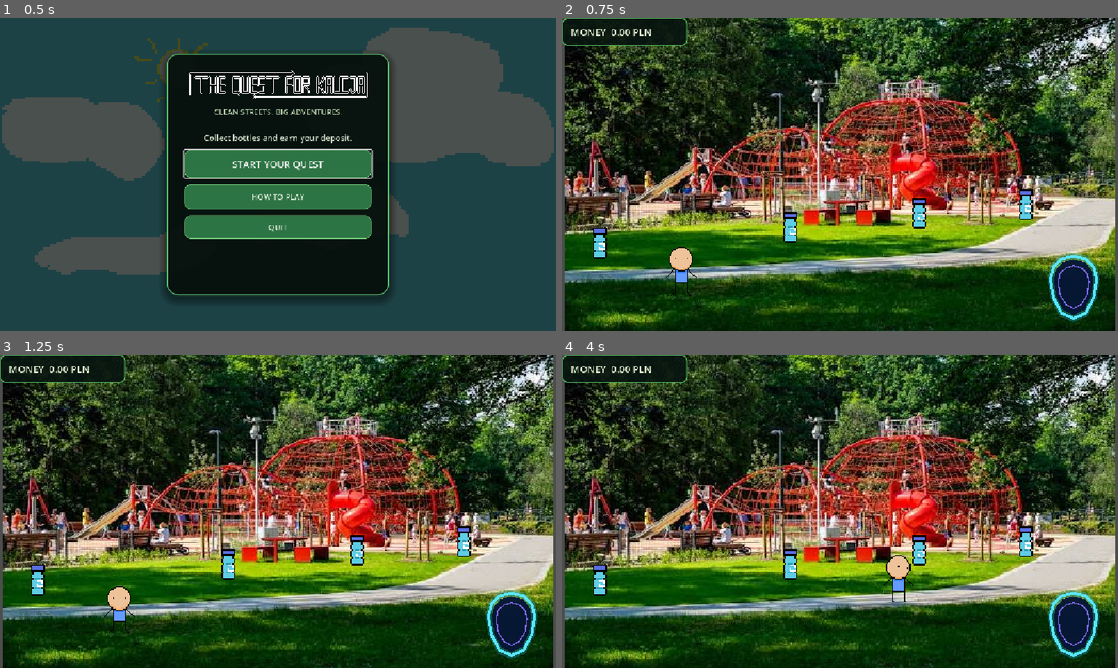
Above: before the commit, frames 1-4 (two rows, left to right).
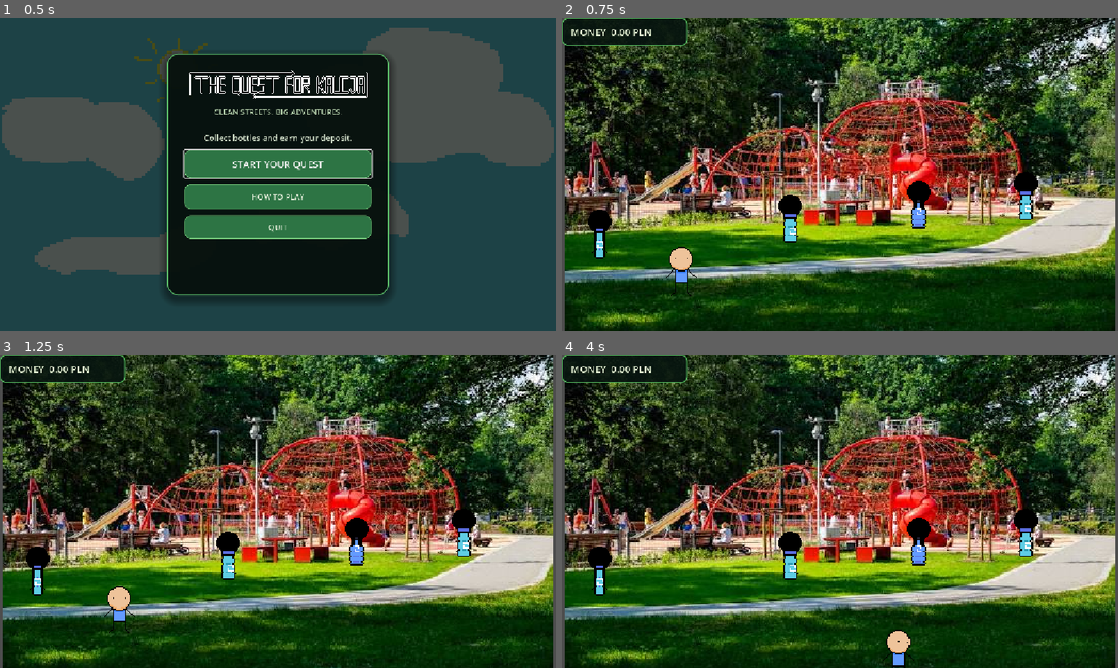
Above: after the commit, the same moments.

Repository: UBGC/quest_for_kaucja
Game: Godot game, scene res://main_menu.tscn
Two runs of this game, one before a commit and one after it. Both use one fixed random seed, a clock stepped at 60 frames per second and the inputs below.
Inputs (mouse positions are in pixels of both pictures, inside the frame that each line leads up to):
- Up to frame 1 (0.5 s): no input
- Up to frame 2 (0.75 s): click "START YOUR QUEST" at 0.5 s
- Up to frame 3 (1.25 s): no input
- Up to frame 4 (4 s): tap Enter at 1.25, 3.6 s; move the mouse to (962, 495) at 1.27 s; hold D (Right) 1.28-2.03 s; hold Enter 1.28-2.03 s; move the mouse to (728, 527) at 2.02 s; hold S (Down) 2.03-2.78 s; tap Ctrl at 2.1 s; move the mouse to (895, 442) at 2.77 s; hold D (Right) 2.78-3.53 s; hold Shift 2.78-3.53 s; move the mouse to (812, 574) at 3.52 s; hold W (Up) from 3.53 s (still down)

Frame 1 is identical in both runs. In frame 2, 2.7% of the frame differs, in the area x 4-97%, y 49-98%; in frame 3, 2.7%; in frame 4, 3.5%, in the area x 4-97%, y 49-100%.

Commit message:
Revert "Merge branch 'main' of https://github.com/UBGC/quest_for_kaucja"
This reverts commit 4ad391ec5561b4d507ba4db5e4facaea478fe495, reversing
changes made to 20e02f9736d3d4ac9fb36facaeb9879141058b43.

Diff:
--- a/bottleSpawner.tscn
+++ b/bottleSpawner.tscn
@@ -1,6 +1,12 @@
 [gd_scene format=3 uid="uid://dk82c4rqoa6bt"]
 
-[ext_resource type="Script" uid="uid://bitg7voxsd12u" path="res://butelkaSpawner.gd" id="1_xuxvt"]
+[ext_resource type="Texture2D" uid="uid://ku2u17rpi8se" path="res://BottleDropperSprite.png" id="1_ngild"]
+[ext_resource type="Script" uid="uid://c654c5h6y25na" path="res://butelkaSpawner.gd" id="1_xuxvt"]
 
 [node name="spawner" type="Node2D" unique_id=249892475]
 script = ExtResource("1_xuxvt")
+
+[node name="Sprite2D" type="Sprite2D" parent="." unique_id=1293501427]
+position = Vector2(0, 9.536743e-07)
+scale = Vector2(2.357143, 2)
+texture = ExtResource("1_ngild")
--- a/butelki.gd
+++ b/butelki.gd
@@ -5,6 +5,7 @@
 const FLAG_KAUCYJNA = 1 << 1  # 2 (binarnie: 10)
 var graczScena = preload("res://player.tscn")
 var value: float = 0.0
+@onready var bottle_sprite: AnimatedSprite2D = $AnimatedSprite2D
 
 var spritesheet: Texture2D = preload("res://BottleSpriteSheet.png")
 
@@ -17,7 +18,7 @@
 		"region": Rect2(0, 0, 13, 18)
 	},
 	{
-		"flags": 0,                 # Tylko Szklana (1)
+		"flags": FLAG_KAUCYJNA, # Kaucyjna
 		"base_value": 1.0,
 		"region": Rect2(13, 0, 13, 18)
 	},
@@ -32,7 +33,7 @@
 		"region": Rect2(39, 0, 13, 18)
 	},
 	{
-		"flags": FLAG_SZKLANA | FLAG_KAUCYJNA, # Kolejny wariant szklanej kaucyjnej
+		"flags": FLAG_SZKLANA, # Niekaucyjna
 		"base_value": 1.5,
 		"region": Rect2(52, 0, 13, 18)
 	},
@@ -44,14 +45,27 @@
 ]
 
 func _ready() -> void:
-	value = losuj_butelke()["value"]
-	# Pętla testowa sprawdzająca czy losują się różne indeksy
-	for i in range(10):
-		var wylosowana_butelka = losuj_butelke()
-		print("Losowanie ", i + 1, " -> Wartość: ", wylosowana_butelka["value"], " PLN, Flagi: ", wylosowana_butelka["flags"])
+	var dane_butelki = losuj_butelke()
+	value = dane_butelki["value"]
+	var klatki_animacji: SpriteFrames = bottle_sprite.sprite_frames.duplicate() as SpriteFrames
+	klatki_animacji.set_frame(&"bootle", 0, dane_butelki["texture"])
+	bottle_sprite.sprite_frames = klatki_animacji
+	get_tree().create_timer(6.0).timeout.connect(queue_free)
+
 func losuj_butelke() -> Dictionary:
-	# 1. Losujemy jeden z 6 słowników z tablicy (Godot 4 ma wygodną funkcję pick_random())
-	var dane_butelki = bottle_types.pick_random()
+	var kaucyjne = []
+	var niekaucyjne = []
+	for typ_butelki in bottle_types:
+		if (typ_butelki["flags"] & FLAG_KAUCYJNA) != 0:
+			kaucyjne.append(typ_butelki)
+		else:
+			niekaucyjne.append(typ_butelki)
+
+	var dane_butelki
+	if randf() < 0.25:
+		dane_butelki = niekaucyjne.pick_random()
+	else:
+		dane_butelki = kaucyjne.pick_random()
 
 	# 2. Obliczamy ostateczną cenę na podstawie flag
 	var ostateczna_wartosc = oblicz_wartosc(dane_butelki["flags"], dane_butelki["base_value"])
--- a/level_2.tscn
+++ b/level_2.tscn
@@ -3,9 +3,10 @@
 [ext_resource type="Texture2D" uid="uid://vpas5gjmwqyh" path="res://level2BG.png" id="1_jg0dc"]
 [ext_resource type="PackedScene" uid="uid://o7ao54vssjq2" path="res://player.tscn" id="2_1y8me"]
 [ext_resource type="PackedScene" uid="uid://dk82c4rqoa6bt" path="res://bottleSpawner.tscn" id="5_0s5r2"]
-[ext_resource type="PackedScene" path="res://licznik.tscn" id="5_n7ypv"]
+[ext_resource type="PackedScene" uid="uid://vo0to8od2fjl" path="res://licznik.tscn" id="5_n7ypv"]
 [ext_resource type="PackedScene" uid="uid://sqc0235ofoob" path="res://bootle.tscn" id="6_0s5r2"]
-[ext_resource type="Script" uid="uid://bpdlp41npnwo5" path="res://portal_visual.gd" id="6_7j8ne"]
+[ext_resource type="AudioStream" uid="uid://c43jy61fbumjw" path="res://dzwieki/amen breaking my back.wav" id="6_7j8ne"]
+[ext_resource type="Script" path="res://level_exit.gd" id="7_progression"]
 
 [sub_resource type="RectangleShape2D" id="RectangleShape2D_idooy"]
 size = Vector2(32, 715)
@@ -16,16 +17,17 @@
 [sub_resource type="RectangleShape2D" id="RectangleShape2D_sqslc"]
 size = Vector2(1155, 391)
 
-[sub_resource type="CircleShape2D" id="CircleShape2D_portal"]
-radius = 35.0
-
 [node name="Level 2" type="Node2D" unique_id=1353001692]
+script = ExtResource("7_progression")
+required_money = 25.0
+next_level_path = "res://level_3.tscn"
 
 [node name="Camera2D" type="Camera2D" parent="." unique_id=1583237123]
 position = Vector2(568, 325)
 scale = Vector2(2, 2)
 
 [node name="Sprite2D" type="Sprite2D" parent="." unique_id=328156471]
+z_index = -5
 position = Vector2(575.5, 322)
 scale = Vector2(0.19604811, 0.20252366)
 texture = ExtResource("1_jg0dc")
@@ -66,52 +68,23 @@
 collision_mask = 1
 
 [node name="spawner" parent="." unique_id=249892475 instance=ExtResource("5_0s5r2")]
+z_index = -1
 position = Vector2(68, 400)
-scale = Vector2(0.5, 0.5)
-
-[node name="spawner" parent="spawner" unique_id=36752767 instance=ExtResource("5_0s5r2")]
-position = Vector2(336, 8)
-
-[node name="spawner" parent="spawner/spawner" unique_id=1206124761 instance=ExtResource("5_0s5r2")]
-position = Vector2(1678, -4)
 
 [node name="spawner2" parent="." unique_id=1906143129 instance=ExtResource("5_0s5r2")]
+z_index = -1
 position = Vector2(926, 409)
-scale = Vector2(0.5, 0.5)
 
-[node name="Portal" type="Area2D" parent="." unique_id=1083938]
-z_index = 3
-position = Vector2(1060, 560)
-collision_layer = 0
-collision_mask = 1
-monitoring = false
-script = ExtResource("6_7j8ne")
+[node name="MUZYKA2" type="AudioStreamPlayer2D" parent="." unique_id=343226653]
+stream = ExtResource("6_7j8ne")
+autoplay = true
 
-[node name="CollisionShape2D" type="CollisionShape2D" parent="Portal"]
-shape = SubResource("CircleShape2D_portal")
+[node name="spawner3" parent="." unique_id=36752767 instance=ExtResource("5_0s5r2")]
+z_index = -1
+position = Vector2(236, 404)
 
-[node name="PortalVisual" type="Node2D" parent="Portal"]
-visible = false
+[node name="spawner4" parent="." unique_id=1206124761 instance=ExtResource("5_0s5r2")]
+z_index = -1
+position = Vector2(1075, 402)
 
-[node name="Glow" type="Polygon2D" parent="Portal/PortalVisual" unique_id=106663791]
-color = Color(0.15, 0.75, 1, 0.28)
-polygon = PackedVector2Array(0, -74, 28, -68, 48, -48, 54, -20, 48, 20, 28, 58, 0, 70, -28, 58, -48, 20, -54, -20, -48, -48, -28, -68)
-
-[node name="Surface" type="Polygon2D" parent="Portal/PortalVisual" unique_id=573834336]
-color = Color(0.025, 0.08, 0.2, 0.95)
-polygon = PackedVector2Array(0, -60, 22, -55, 36, -40, 41, -18, 36, 16, 22, 45, 0, 55, -22, 45, -36, 16, -41, -18, -36, -40, -22, -55)
-
-[node name="Rim" type="Line2D" parent="Portal/PortalVisual" unique_id=53570108]
-points = PackedVector2Array(0, -67, 25, -61, 42, -44, 48, -19, 42, 18, 25, 51, 0, 62, -25, 51, -42, 18, -48, -19, -42, -44, -25, -61)
-closed = true
-width = 6.0
-default_color = Color(0.35, 0.9, 1, 1)
-
-[node name="InnerRim" type="Line2D" parent="Portal/PortalVisual" unique_id=1271668888]
-points = PackedVector2Array(0, -47, 15, -43, 28, -31, 32, -14, 28, 13, 15, 34, 0, 42, -15, 34, -28, 13, -32, -14, -28, -31, -15, -43)
-closed = true
-width = 2.5
-default_color = Color(0.55, 0.45, 1, 0.9)
-
-[connection signal="body_entered" from="Portal" to="Portal" method="_on_body_entered"]
 [connection signal="body_entered" from="CharacterBody2D2" to="CharacterBody2D2" method="_on_body_entered"]
--- a/level_exit.gd
+++ b/level_exit.gd
@@ -1,36 +1,26 @@
-extends Area2D
+extends Node
 
-const REQUIRED_MONEY := 0.0
-const NEXT_LEVEL_PATH := "res://level_2.tscn"
+@export var required_money: float = 15.0
+@export_file("*.tscn") var next_level_path: String
 
-@onready var exit_visual: Node2D = $ExitVisual
-
-var is_open := false
+var is_transitioning := false
 
 
 func _ready() -> void:
 	global.money_changed.connect(_on_money_changed)
-	_update_open_state(global.money)
+	_on_money_changed(global.money)
 
 
 func _on_money_changed(value: float) -> void:
-	_update_open_state(value)
+	if is_transitioning or value < required_money:
+		return
+
+	is_transitioning = true
+	call_deferred("_change_level")
 
 
-func _update_open_state(value: float) -> void:
-	var should_open := value >= REQUIRED_MONEY
-	if should_open == is_open:
-		return
-
-	is_open = should_open
-	exit_visual.visible = is_open
-	set_deferred("monitoring", is_open)
-
-
-func _on_body_entered(body: Node2D) -> void:
-	if not is_open or not body.is_in_group("player"):
-		return
-
-	var error := get_tree().change_scene_to_file(NEXT_LEVEL_PATH)
+func _change_level() -> void:
+	var error := get_tree().change_scene_to_file(next_level_path)
 	if error != OK:
-		push_error("Unable to load the next level: %s" % error_string(error))
+		is_transitioning = false
+		push_error("Nie można załadować następnego poziomu: %s" % error_string(error))
--- a/node_2d.tscn
+++ b/node_2d.tscn
@@ -3,8 +3,9 @@
 [ext_resource type="Texture2D" uid="uid://kuoqj2h52ysj" path="res://level1BG.png" id="1_wtcfe"]
 [ext_resource type="PackedScene" uid="uid://o7ao54vssjq2" path="res://player.tscn" id="2_epypp"]
 [ext_resource type="PackedScene" uid="uid://dk82c4rqoa6bt" path="res://bottleSpawner.tscn" id="3_epypp"]
-[ext_resource type="PackedScene" path="res://licznik.tscn" id="4_hud"]
-[ext_resource type="Script" uid="uid://dv2rfpyxfmqd" path="res://portal1.gd" id="5_q6r6c"]
+[ext_resource type="PackedScene" uid="uid://vo0to8od2fjl" path="res://licznik.tscn" id="4_hud"]
+[ext_resource type="AudioStream" uid="uid://x5bgrm4xrnx0" path="res://dzwieki/drumming and bassing it.wav" id="5_q6r6c"]
+[ext_resource type="Script" path="res://level_exit.gd" id="6_progression"]
 
 [sub_resource type="RectangleShape2D" id="RectangleShape2D_q6r6c"]
 size = Vector2(69, 26)
@@ -15,23 +16,12 @@
 [sub_resource type="RectangleShape2D" id="RectangleShape2D_0hol4"]
 size = Vector2(375, 10)
 
-[sub_resource type="RectangleShape2D" id="RectangleShape2D_idooy"]
-size = Vector2(1177, 20)
+[node name="Level1" type="Node2D" unique_id=453797874]
+script = ExtResource("6_progression")
+required_money = 15.0
+next_level_path = "res://level_2.tscn"
 
-[sub_resource type="RectangleShape2D" id="RectangleShape2D_xodl8"]
-size = Vector2(20, 319)
-
-[sub_resource type="CircleShape2D" id="CircleShape2D_kdubu"]
-radius = 35.0
-
-[node name="Level1" type="Node2D" unique_id=453797874]
-
-[node name="CharacterBody2D" parent="." unique_id=1766430221 instance=ExtResource("2_epypp")]
-z_index = 2
-position = Vector2(246.99997, 525)
-scale = Vector2(2.3000002, 2.3)
-
-[node name="HUD" parent="." unique_id=889312781 instance=ExtResource("4_hud")]
+[node name="HUD" parent="." unique_id=827329789 instance=ExtResource("4_hud")]
 
 [node name="Sprite2D" type="Sprite2D" parent="." unique_id=1877307436]
 position = Vector2(576, 324.00003)
@@ -52,17 +42,10 @@
 position = Vector2(961.5, 342)
 shape = SubResource("RectangleShape2D_0hol4")
 
-[node name="CollisionShape2D4" type="CollisionShape2D" parent="StaticBody2D" unique_id=1206009535]
-position = Vector2(587, 659)
-shape = SubResource("RectangleShape2D_idooy")
-
-[node name="CollisionShape2D5" type="CollisionShape2D" parent="StaticBody2D" unique_id=1569322943]
-position = Vector2(0, 499.5)
-shape = SubResource("RectangleShape2D_xodl8")
-
-[node name="CollisionShape2D6" type="CollisionShape2D" parent="StaticBody2D" unique_id=501741448]
-position = Vector2(1158, 500)
-shape = SubResource("RectangleShape2D_xodl8")
+[node name="CharacterBody2D" parent="StaticBody2D" unique_id=1766430221 instance=ExtResource("2_epypp")]
+z_index = 2
+position = Vector2(247.00002, 525)
+scale = Vector2(2.3, 2.3)
 
 [node name="spawner" parent="." unique_id=249892475 instance=ExtResource("3_epypp")]
 position = Vector2(474, 410)
@@ -76,49 +59,6 @@
 [node name="spawner4" parent="." unique_id=240140722 instance=ExtResource("3_epypp")]
 position = Vector2(79, 442)
 
-[node name="ExitVisual" type="Node2D" parent="." unique_id=1336612037]
-visible = false
-z_index = 3
-
-[node name="Rim" type="Polygon2D" parent="ExitVisual" unique_id=937523202]
-color = Color(0.32, 0.2, 0.08, 1)
-polygon = PackedVector2Array(-37, 0, -31, -18, -18, -29, 0, -33, 18, -29, 31, -18, 37, 0, 31, 18, 18, 29, 0, 33, -18, 29, -31, 18)
-
-[node name="Hole" type="Polygon2D" parent="ExitVisual" unique_id=1540041040]
-color = Color(0.015, 0.02, 0.025, 1)
-polygon = PackedVector2Array(-29, 0, -24, -14, -14, -22, 0, -25, 14, -22, 24, -14, 29, 0, 24, 14, 14, 22, 0, 25, -14, 22, -24, 14)
-
-[node name="Portal" type="Area2D" parent="." unique_id=1618105256]
-z_index = 3
-position = Vector2(1060, 560)
-collision_layer = 0
-monitoring = false
-script = ExtResource("5_q6r6c")
-
-[node name="CollisionShape2D" type="CollisionShape2D" parent="Portal" unique_id=1206795609]
-shape = SubResource("CircleShape2D_kdubu")
-
-[node name="PortalVisual" type="Node2D" parent="Portal" unique_id=510755853]
-visible = false
-
-[node name="Glow" type="Polygon2D" parent="Portal/PortalVisual" unique_id=1903042193]
-color = Color(0.15, 0.75, 1, 0.28)
-polygon = PackedVector2Array(0, -74, 28, -68, 48, -48, 54, -20, 48, 20, 28, 58, 0, 70, -28, 58, -48, 20, -54, -20, -48, -48, -28, -68)
-
-[node name="Surface" type="Polygon2D" parent="Portal/PortalVisual" unique_id=2099664237]
-color = Color(0.025, 0.08, 0.2, 0.95)
-polygon = PackedVector2Array(0, -60, 22, -55, 36, -40, 41, -18, 36, 16, 22, 45, 0, 55, -22, 45, -36, 16, -41, -18, -36, -40, -22, -55)
-
-[node name="Rim" type="Line2D" parent="Portal/PortalVisual" unique_id=1805230679]
-points = PackedVector2Array(0, -67, 25, -61, 42, -44, 48, -19, 42, 18, 25, 51, 0, 62, -25, 51, -42, 18, -48, -19, -42, -44, -25, -61)
-closed = true
-width = 6.0
-default_color = Color(0.35, 0.9, 1, 1)
-
-[node name="InnerRim" type="Line2D" parent="Portal/PortalVisual" unique_id=938163481]
-points = PackedVector2Array(0, -47, 15, -43, 28, -31, 32, -14, 28, 13, 15, 34, 0, 42, -15, 34, -28, 13, -32, -14, -28, -31, -15, -43)
-closed = true
-width = 2.5
-default_color = Color(0.55, 0.45, 1, 0.9)
-
-[connection signal="body_entered" from="Portal" to="Portal" method="_on_body_entered"]
+[node name="MUZYKA" type="AudioStreamPlayer2D" parent="." unique_id=2135879218]
+stream = ExtResource("5_q6r6c")
+autoplay = true
--- a/portal1.gd
+++ /dev/null
@@ -1,36 +0,0 @@
-extends Area2D
-
-const REQUIRED_MONEY := 0.0
-const NEXT_LEVEL_PATH := "res://level_2.tscn"
-
-@onready var exit_visual: Node2D = $PortalVisual
-
-var is_open := false
-
-
-func _ready() -> void:
-	global.money_changed.connect(_on_money_changed)
-	_update_open_state(global.money)
-
-
-func _on_money_changed(value: float) -> void:
-	_update_open_state(value)
-
-
-func _update_open_state(value: float) -> void:
-	var should_open := value >= REQUIRED_MONEY
-	if should_open == is_open:
-		return
-
-	is_open = should_open
-	exit_visual.visible = is_open
-	set_deferred("monitoring", is_open)
-
-
-func _on_body_entered(body: Node2D) -> void:
-	if not is_open or not body.is_in_group("player"):
-		return
-
-	var error := get_tree().change_scene_to_file(NEXT_LEVEL_PATH)
-	if error != OK:
-		push_error("Unable to load the next level: %s" % error_string(error))
--- a/portal_visual.gd
+++ /dev/null
@@ -1,36 +0,0 @@
-extends Area2D
-
-const REQUIRED_MONEY := 0.0
-const NEXT_LEVEL_PATH := "res://level_3.tscn"
-
-@onready var exit_visual: Node2D = $PortalVisual
-
-var is_open := false
-
-
-func _ready() -> void:
-	global.money_changed.connect(_on_money_changed)
-	_update_open_state(global.money)
-
-
-func _on_money_changed(value: float) -> void:
-	_update_open_state(value)
-
-
-func _update_open_state(value: float) -> void:
-	var should_open := value >= REQUIRED_MONEY
-	if should_open == is_open:
-		return
-
-	is_open = should_open
-	exit_visual.visible = is_open
-	set_deferred("monitoring", is_open)
-
-
-func _on_body_entered(body: Node2D) -> void:
-	if not is_open or not body.is_in_group("player"):
-		return
-
-	var error := get_tree().change_scene_to_file(NEXT_LEVEL_PATH)
-	if error != OK:
-		push_error("Unable to load the next level: %s" % error_string(error))
Not shown, removed: portal1.gd.uid
Not shown, removed: portal_visual.gd.uid
